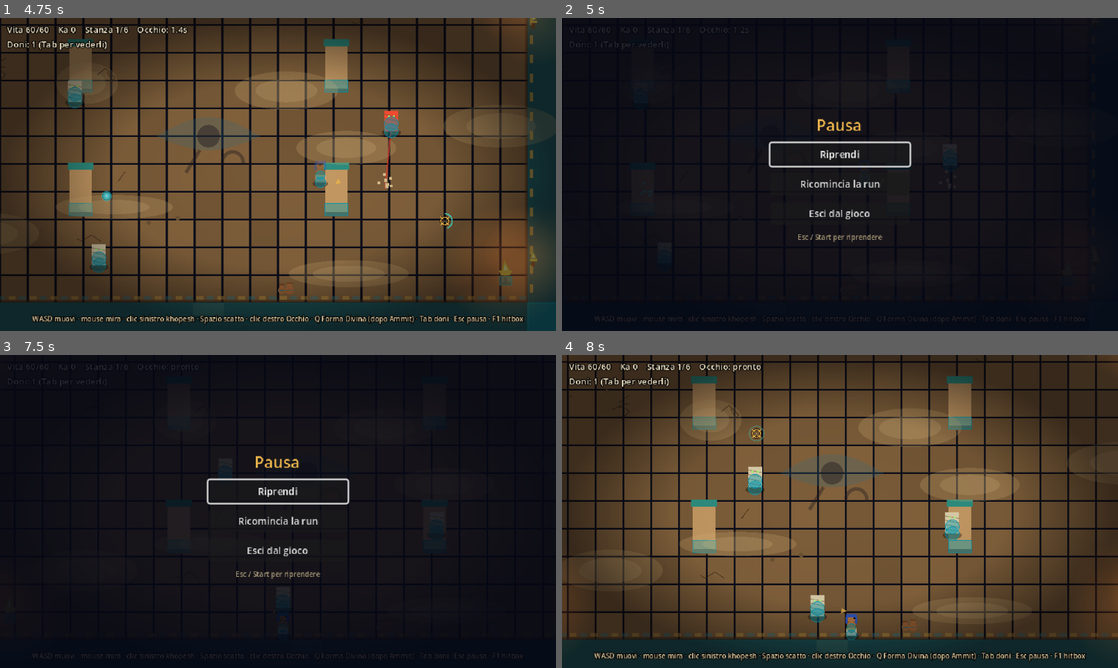
Above: before the commit, frames 1-4 (two rows, left to right).
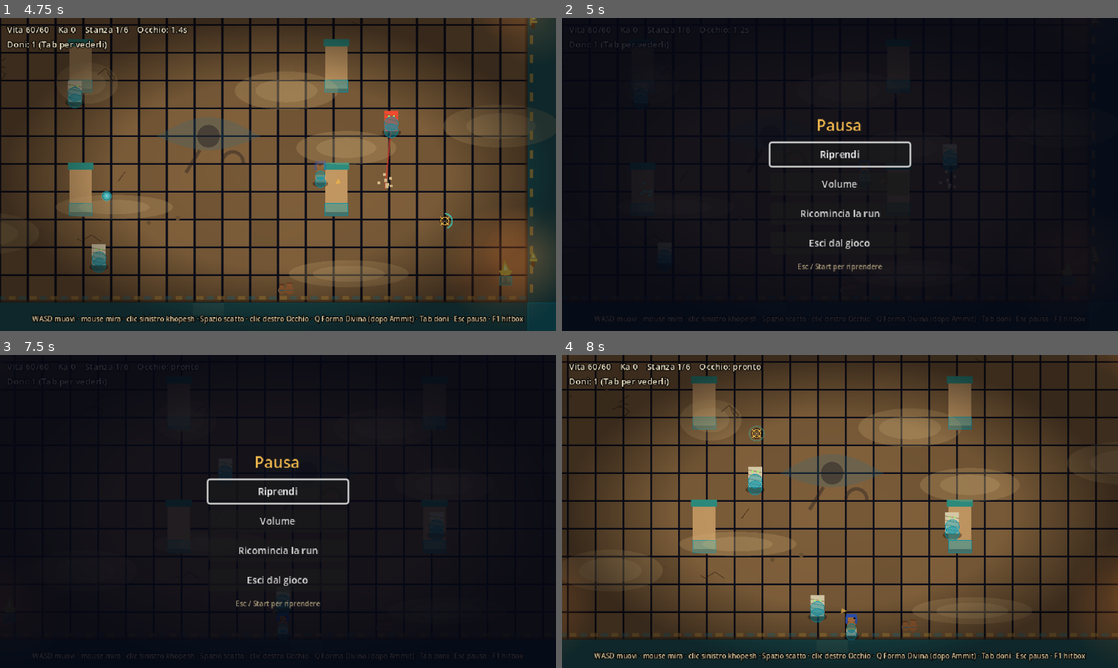
Above: after the commit, the same moments.

Repository: GiuseppeValguarnera/Duat
Game: Godot game, scene res://scenes/game.tscn
Same seed, same stepped clock (60 frames per second), same inputs: the game is played once before the commit and once after it.
Inputs (mouse positions are in pixels of both pictures, inside the frame that each line leads up to):
- Up to frame 1 (4.75 s): click "Bende di Lino Subisci il 15% …" at 0.5 s; tap Enter (ui_accept) at 1.25, 1.52, 2.27, 3.77, 4.52 s; move the mouse to (400, 158) at 1.27 s; hold D (move_right) 1.28-2.03 s; tap Space (dash) at 1.35, 2.3, 2.85, 3.8, 4.55 s; click (400, 158) at 1.42 s; move the mouse to (166, 190) at 2.02 s; hold S (move_down) 2.03-2.78 s; tap J (attack) at 2.1 s; move the mouse to (333, 105) at 2.77 s; hold D (move_right) 2.78-3.53 s; move the mouse to (250, 237) at 3.52 s; hold W (move_up) 3.53-4.28 s; tap L (special) at 3.6 s; click (250, 237) at 3.67 s; move the mouse to (444, 221) at 4.27 s; hold A (move_left) from 4.28 s (still down); tap Q (super) at 4.35 s
- Up to frame 2 (5 s): keep holding A (move_left); tap Escape (pause) at 4.9 s
- Up to frame 3 (7.5 s): release A (move_left) at 5 s; click "Riprendi" at 5 s; move the mouse to (111, 464) at 5.77 s; hold A (move_left) 5.78-6.53 s; tap Shift at 5.85 s; tap Enter (ui_accept) at 6.02 s; tap Space (dash) at 6.05, 6.8 s; tap R (restart) at 6.4 s; move the mouse to (305, 511) at 6.52 s; hold S (move_down) 6.53-7.28 s; tap K at 6.6 s; click (305, 511) at 6.67 s; move the mouse to (194, 433) at 7.27 s; hold D (move_right) from 7.28 s (still down); tap P at 7.35 s
- Up to frame 4 (8 s): keep holding D (move_right); tap Enter (ui_accept) at 7.52 s; tap Space (dash) at 7.55 s

Frame 1 is identical in both runs. In frame 2, 0.8% of the frame differs, in the area x 42-58%, y 51-82%; in frame 3, 0.8%; in frame 4, nothing differs.

Commit message:
Volume nel menu di pausa e suoni rifatti
- Pagina Volume nella pausa: generale, attacchi, scatto, danni subiti, nemici e boss, trappole, ricompense e menu (salvati)
- Suoni sintetizzati più morbidi: inviluppi naturali, filtri passa-basso, meno onde quadre
- Un file .ogg in assets/sfx con lo stesso nome sostituisce il suono generato

Co-Authored-By: Claude Opus 5.5 <noreply@anthropic.com>
Claude-Session: https://claude.ai/code/session_01JdaaTkfdpffRsD8v14kCLC

Diff:
--- a/scripts/game.gd
+++ b/scripts/game.gd
@@ -500,6 +500,7 @@
 
 func _toggle_pause() -> void:
 	if pause_menu != null:
+		Meta.save()
 		pause_menu.queue_free()
 		pause_menu = null
 		# se era aperta una scelta dei doni, il gioco resta fermo su quella
@@ -532,7 +533,7 @@
 	title.add_theme_color_override("font_color", Color(0.94, 0.72, 0.3))
 	box.add_child(title)
 	var first: Button = null
-	for entry in [["Riprendi", _toggle_pause], ["Ricomincia la run", _restart_run], ["Esci dal gioco", _quit_game]]:
+	for entry in [["Riprendi", _toggle_pause], ["Volume", _show_audio_menu], ["Ricomincia la run", _restart_run], ["Esci dal gioco", _quit_game]]:
 		var b := Button.new()
 		b.text = entry[0]
 		b.custom_minimum_size = Vector2(160, 26)
@@ -548,6 +549,90 @@
 	hint.add_theme_color_override("font_color", Color(0.66, 0.6, 0.47))
 	box.add_child(hint)
 	first.grab_focus()
+
+
+## Pagina del volume dentro il menu di pausa: un cursore per ogni categoria di suoni.
+## Col pad: su e giù per scegliere, sinistra e destra per regolare.
+func _show_audio_menu() -> void:
+	if pause_menu == null:
+		return
+	var old := pause_menu.get_node_or_null("Audio")
+	if old != null:
+		old.queue_free()
+	for c in pause_menu.get_children():
+		if c is VBoxContainer:
+			c.visible = false
+	var box := VBoxContainer.new()
+	box.name = "Audio"
+	box.set_anchors_preset(Control.PRESET_CENTER)
+	box.position = Vector2(-130, -120)
+	box.custom_minimum_size = Vector2(260, 240)
+	box.add_theme_constant_override("separation", 4)
+	pause_menu.add_child(box)
+	var title := Label.new()
+	title.text = "Volume"
+	title.horizontal_alignment = HORIZONTAL_ALIGNMENT_CENTER
+	title.add_theme_font_size_override("font_size", 16)
+	title.add_theme_color_override("font_color", Color(0.94, 0.72, 0.3))
+	box.add_child(title)
+	var first: Control = null
+	for c in Sfx.CATEGORIES:
+		var row := HBoxContainer.new()
+		row.add_theme_constant_override("separation", 8)
+		box.add_child(row)
+		var name_label := Label.new()
+		name_label.text = c[1]
+		name_label.custom_minimum_size = Vector2(110, 0)
+		name_label.add_theme_font_size_override("font_size", 9)
+		row.add_child(name_label)
+		var slider := HSlider.new()
+		slider.min_value = 0.0
+		slider.max_value = 1.0
+		slider.step = 0.05
+		slider.value = Sfx.volumes.get(c[0], 1.0)
+		slider.custom_minimum_size = Vector2(100, 14)
+		slider.size_flags_vertical = Control.SIZE_SHRINK_CENTER
+		row.add_child(slider)
+		var pct := Label.new()
+		pct.text = "%d%%" % roundi(slider.value * 100.0)
+		pct.custom_minimum_size = Vector2(32, 0)
+		pct.add_theme_font_size_override("font_size", 9)
+		row.add_child(pct)
+		slider.value_changed.connect(_on_volume_changed.bind(c[0], pct))
+		if first == null:
+			first = slider
+	var back := Button.new()
+	back.text = "Indietro"
+	back.add_theme_font_size_override("font_size", 11)
+	back.pressed.connect(_close_audio_menu)
+	box.add_child(back)
+	first.grab_focus()
+
+
+func _on_volume_changed(value: float, category: String, pct: Label) -> void:
+	Sfx.set_volume(category, value)
+	pct.text = "%d%%" % roundi(value * 100.0)
+	# un suono di prova della categoria, così senti subito il risultato
+	for s in Sfx.SOUNDS:
+		if category == "generale" or Sfx.SOUNDS[s][1] == category:
+			Sfx.play(s, 0.0)
+			break
+
+
+func _close_audio_menu() -> void:
+	Meta.save()
+	if pause_menu == null:
+		return
+	var audio := pause_menu.get_node_or_null("Audio")
+	if audio != null:
+		audio.queue_free()
+	for c in pause_menu.get_children():
+		if c is VBoxContainer and c.name != "Audio":
+			c.visible = true
+			for b in c.get_children():
+				if b is Button:
+					b.grab_focus()
+					break
 
 
 func _restart_run() -> void:
@@ -944,7 +1029,11 @@
 
 	func _unhandled_input(event: InputEvent) -> void:
 		if game.pause_menu != null:
-			if event.is_action_pressed("pause") or event.is_action_pressed("ui_cancel"):
+			var on_audio: bool = game.pause_menu.get_node_or_null("Audio") != null
+			if on_audio and event.is_action_pressed("ui_cancel") and not event.is_action_pressed("pause"):
+				game._close_audio_menu()
+				get_viewport().set_input_as_handled()
+			elif event.is_action_pressed("pause") or event.is_action_pressed("ui_cancel"):
 				game._toggle_pause()
 				get_viewport().set_input_as_handled()
 			return
--- a/scripts/meta.gd
+++ b/scripts/meta.gd
@@ -9,6 +9,7 @@
 var ammit_wins := 0
 var ka_bank := 0                      ## Ka custodito tra una run e l'altra (servirà nella Sala del Giudizio)
 var runs := 0
+var audio := {}                       ## volumi delle categorie di suoni (0..1), vedi sfx.gd
 
 
 func _ready() -> void:
@@ -18,6 +19,7 @@
 		ammit_wins = cfg.get_value("boss", "ammit", 0)
 		ka_bank = cfg.get_value("progressi", "ka", 0)
 		runs = cfg.get_value("progressi", "run", 0)
+		audio = cfg.get_value("impostazioni", "audio", {})
 
 
 func save() -> void:
@@ -26,4 +28,5 @@
 	cfg.set_value("boss", "ammit", ammit_wins)
 	cfg.set_value("progressi", "ka", ka_bank)
 	cfg.set_value("progressi", "run", runs)
+	cfg.set_value("impostazioni", "audio", audio)
 	cfg.save(PATH)
--- a/scripts/sfx.gd
+++ b/scripts/sfx.gd
@@ -1,28 +1,52 @@
 extends Node
-## Effetti sonori. Sfx.play("hit") suona assets/sfx/hit.wav con un po' di variazione
+## Effetti sonori. Sfx.play("hit") suona il file "hit" in assets/sfx con un po' di variazione
 ## di intonazione, così i colpi ripetuti non suonano tutti uguali.
-## I suoni sono provvisori (generati da tools/make_sfx.py): basta sostituire i file .wav.
+##
+## Per usare suoni veri: metti in assets/sfx un file .ogg (o .wav) con lo stesso nome,
+## per esempio hit.ogg. Il file .ogg ha la precedenza su quello generato.
+##
+## Ogni suono appartiene a una categoria con il suo volume, regolabile dal menu di pausa.
 
-const VOLUME := {
-	"swing": -14.0, "hit": -8.0, "crit": -6.0, "kill": -9.0, "dash": -13.0, "eye": -12.0,
-	"hurt": -5.0, "death": -4.0, "pickup": -8.0, "boon": -7.0, "door": -9.0, "spikes": -14.0,
-	"dart": -13.0, "roar": -5.0, "charge": -9.0, "bite": -7.0, "ui": -14.0, "divine": -6.0,
+## Volume di base di ogni suono (in decibel) e la sua categoria.
+const SOUNDS := {
+	"swing": [-14.0, "attacchi"], "hit": [-8.0, "attacchi"], "crit": [-6.0, "attacchi"],
+	"eye": [-12.0, "attacchi"], "divine": [-6.0, "attacchi"],
+	"dash": [-13.0, "scatto"],
+	"hurt": [-5.0, "personaggio"], "death": [-4.0, "personaggio"],
+	"kill": [-9.0, "nemici"], "bite": [-7.0, "nemici"], "roar": [-5.0, "nemici"], "charge": [-9.0, "nemici"],
+	"spikes": [-14.0, "trappole"], "dart": [-13.0, "trappole"],
+	"pickup": [-8.0, "menu"], "boon": [-7.0, "menu"], "door": [-9.0, "menu"], "ui": [-14.0, "menu"],
 }
+## Categorie mostrate nel menu, nell'ordine in cui compaiono.
+const CATEGORIES := [
+	["generale", "Volume generale"],
+	["attacchi", "Attacchi e colpi"],
+	["scatto", "Scatto"],
+	["personaggio", "Danni subiti"],
+	["nemici", "Nemici e boss"],
+	["trappole", "Trappole"],
+	["menu", "Ricompense e menu"],
+]
 const POOL := 14
 
 var streams := {}
 var players: Array[AudioStreamPlayer] = []
 var last := {}
 var next := 0
-var master_db := 0.0                  ## volume generale degli effetti (in decibel)
+## Volume di ogni categoria, da 0 (muto) a 1 (pieno). Salvato in Meta.
+var volumes := {}
 
 
 func _ready() -> void:
 	process_mode = Node.PROCESS_MODE_ALWAYS
-	for sound in VOLUME:
-		var path := "res://assets/sfx/%s.wav" % sound
-		if ResourceLoader.exists(path):
-			streams[sound] = load(path)
+	for c in CATEGORIES:
+		volumes[c[0]] = float(Meta.audio.get(c[0], 1.0))
+	for sound in SOUNDS:
+		for ext in ["ogg", "wav"]:
+			var path := "res://assets/sfx/%s.%s" % [sound, ext]
+			if ResourceLoader.exists(path):
+				streams[sound] = load(path)
+				break
 	for i in range(POOL):
 		var p := AudioStreamPlayer.new()
 		add_child(p)
@@ -32,6 +56,9 @@
 func play(sound: String, pitch_range: float = 0.08) -> void:
 	if not streams.has(sound):
 		return
+	var linear := volume_of(SOUNDS[sound][1])
+	if linear <= 0.001:
+		return
 	var now := Time.get_ticks_msec()
 	if now - int(last.get(sound, -1000)) < 35:
 		return                            # evita di sovrapporre lo stesso suono nello stesso istante
@@ -39,9 +66,19 @@
 	var p := players[next]
 	next = (next + 1) % POOL
 	p.stream = streams[sound]
-	p.volume_db = VOLUME[sound] + master_db
+	p.volume_db = SOUNDS[sound][0] + linear_to_db(linear)
 	p.pitch_scale = 1.0 + randf_range(-pitch_range, pitch_range)
 	p.play()
+
+
+## Volume effettivo di una categoria: il suo volume per quello generale.
+func volume_of(category: String) -> float:
+	return float(volumes.get("generale", 1.0)) * float(volumes.get(category, 1.0))
+
+
+func set_volume(category: String, value: float) -> void:
+	volumes[category] = clampf(value, 0.0, 1.0)
+	Meta.audio[category] = volumes[category]
 
 
 ## All'uscita ferma i suoni ancora in riproduzione, così Godot non segnala risorse rimaste aperte.
Not shown, changed: README.md
Not shown, changed: assets/sfx/bite.wav
Not shown, changed: assets/sfx/boon.wav
Not shown, changed: assets/sfx/charge.wav
Not shown, changed: assets/sfx/crit.wav
Not shown, changed: assets/sfx/dart.wav
Not shown, changed: assets/sfx/dash.wav
Not shown, changed: assets/sfx/death.wav
Not shown, changed: assets/sfx/divine.wav
Not shown, changed: assets/sfx/door.wav
Not shown, changed: assets/sfx/eye.wav
Not shown, changed: assets/sfx/hit.wav
(and 8 more such lines)
